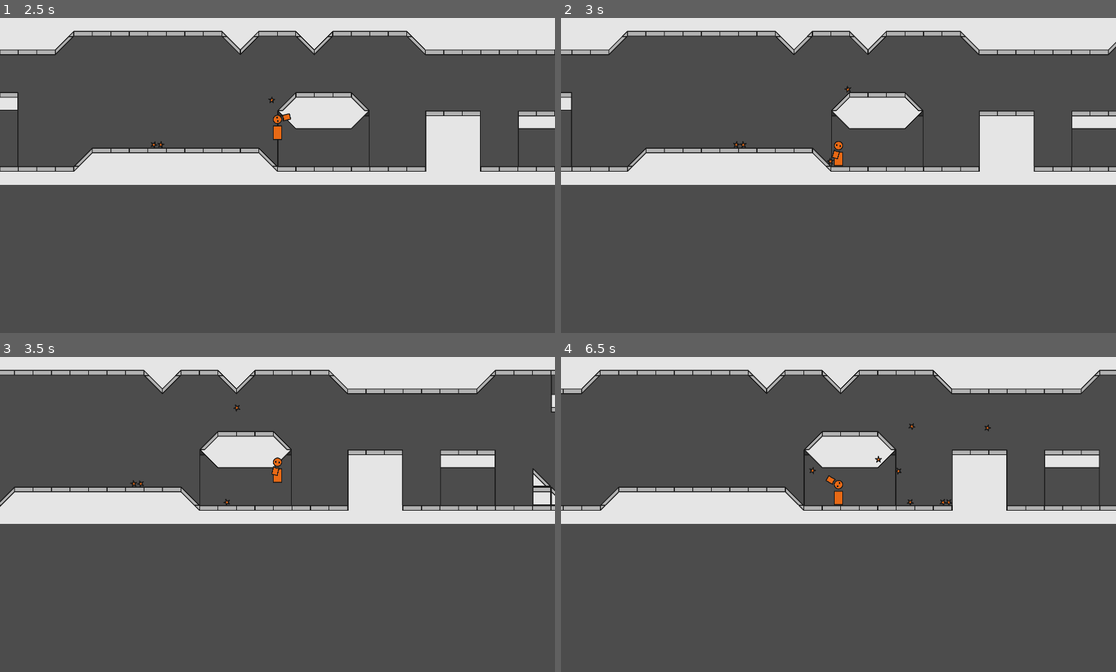
Above: before the commit, frames 1-4 (two rows, left to right).
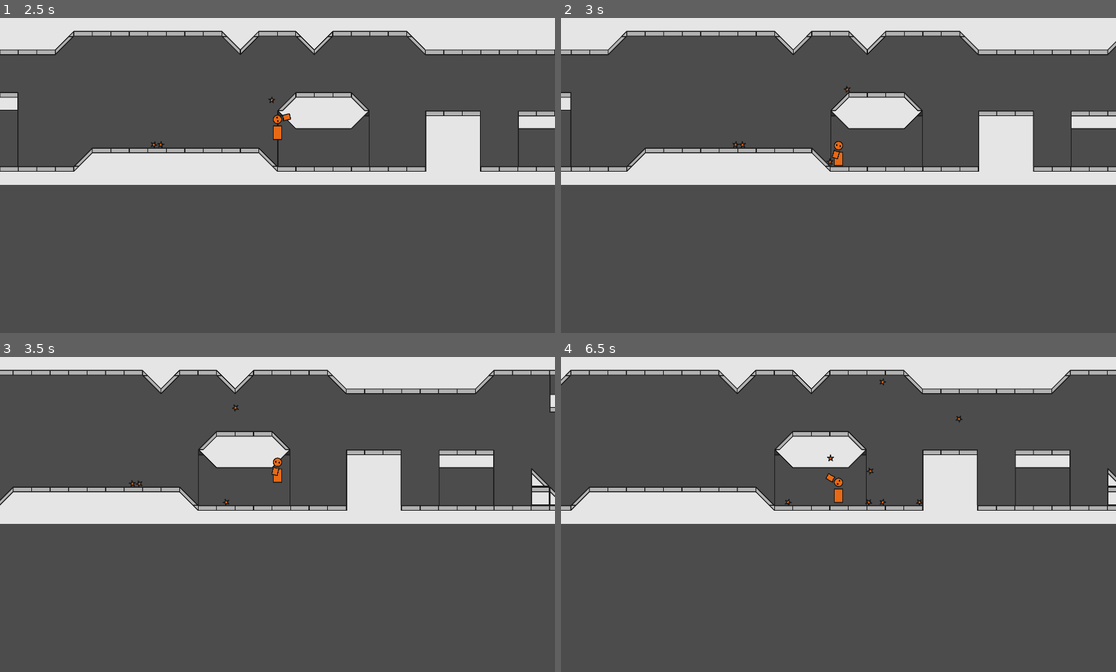
Above: after the commit, the same moments.

Repository: sirstotes/ZenoJam
Game: Godot game, scene res://Scenes/Main.tscn
The game is run twice, just before and just after one commit, with the same random seed, the same clock (stepped at 60 frames per second) and the same inputs.
Inputs (mouse positions are in pixels of both pictures, inside the frame that each line leads up to):
- Up to frame 1 (2.5 s): move the mouse to (399, 159) at 0.52 s; hold D (ui_right) 0.53-2.03 s; click (399, 159) at 0.6 s; tap W (ui_up) at 0.77, 1.52 s; move the mouse to (166, 191) at 1.27 s; click (166, 191) at 1.35 s; move the mouse to (333, 106) at 2.02 s; hold A (ui_left) from 2.03 s (still down); click (333, 106) at 2.1 s
- Up to frame 2 (3 s): move the mouse to (810, 238) at 2.77 s; release A (ui_left) at 2.78 s; hold D (ui_right) from 2.78 s (still down); click (810, 238) at 2.85 s
- Up to frame 3 (3.5 s): keep holding D (ui_right); tap W (ui_up) at 3.02 s
- Up to frame 4 (6.5 s): move the mouse to (1005, 561) at 3.52 s; click (1005, 561) at 3.6 s; tap W (ui_up) at 3.77, 4.52, 6.02 s; move the mouse to (672, 467) at 4.27 s; release D (ui_right) at 4.28 s; hold A (ui_left) 4.28-5.03 s; click (672, 467) at 4.35 s; move the mouse to (866, 514) at 5.02 s; hold D (ui_right) 5.03-5.78 s; click (866, 514) at 5.1 s; move the mouse to (755, 435) at 5.77 s; hold A (ui_left) from 5.78 s (still down); click (755, 435) at 5.85 s

Frame 1 is identical in both runs. In frame 2, 1.1% of the frame differs, in the area x 1-100%, y 3-49%; in frame 3, 1.6%; in frame 4, 8.4%, in the area x 0-100%, y 3-49%.

Commit message:
Fixed velocity issue

Diff:
--- a/Scripts/CollisionShape2D.gd
+++ b/Scripts/CollisionShape2D.gd
@@ -9,6 +9,8 @@
 export(float) var air_multiplier = 0.1
 
 var velocity = Vector2()
+var last_position = Vector2()
+var collided_buffer = 0
 
 
 # Called when the node enters the scene tree for the first time.
@@ -16,6 +18,10 @@
 	pass # Replace with function body.
 
 func _physics_process(delta):
+	if abs(last_position.x - position.x) < 0.01 and collided_buffer <= 0:
+		collided_buffer = 10
+		velocity.x = 0
+	collided_buffer -= 1
 	var multiplier = air_multiplier
 	if is_on_ceiling():
 		velocity.y = 0
@@ -35,5 +41,6 @@
 	elif velocity.x < 0:
 		velocity.x += (friction * delta * multiplier)
 	velocity.x = clamp(velocity.x, -max_speed, max_speed)
+	last_position = position
 	move_and_slide(velocity, Vector2(0, -1))
 	velocity.y += gravity * delta
